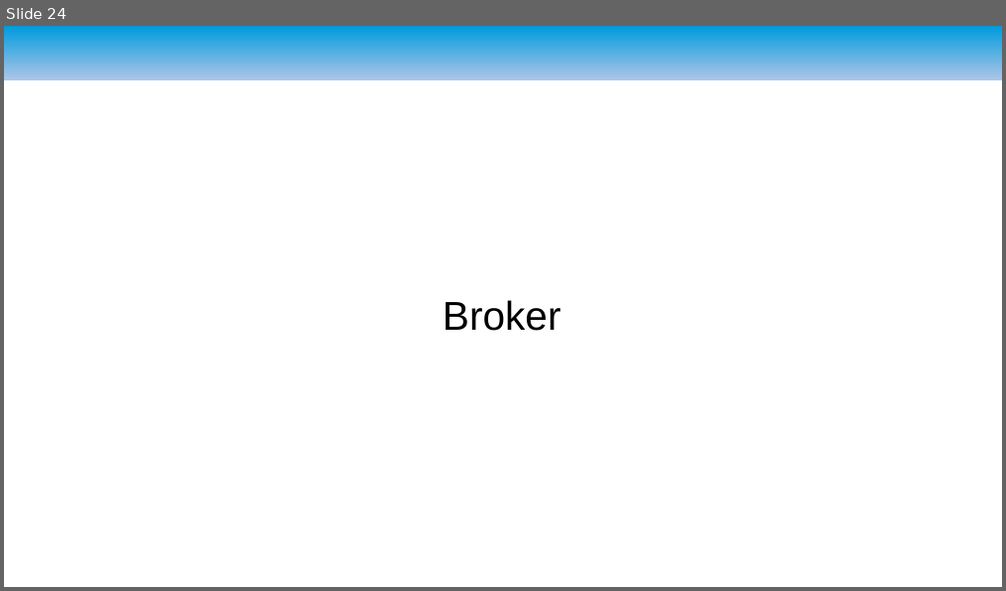
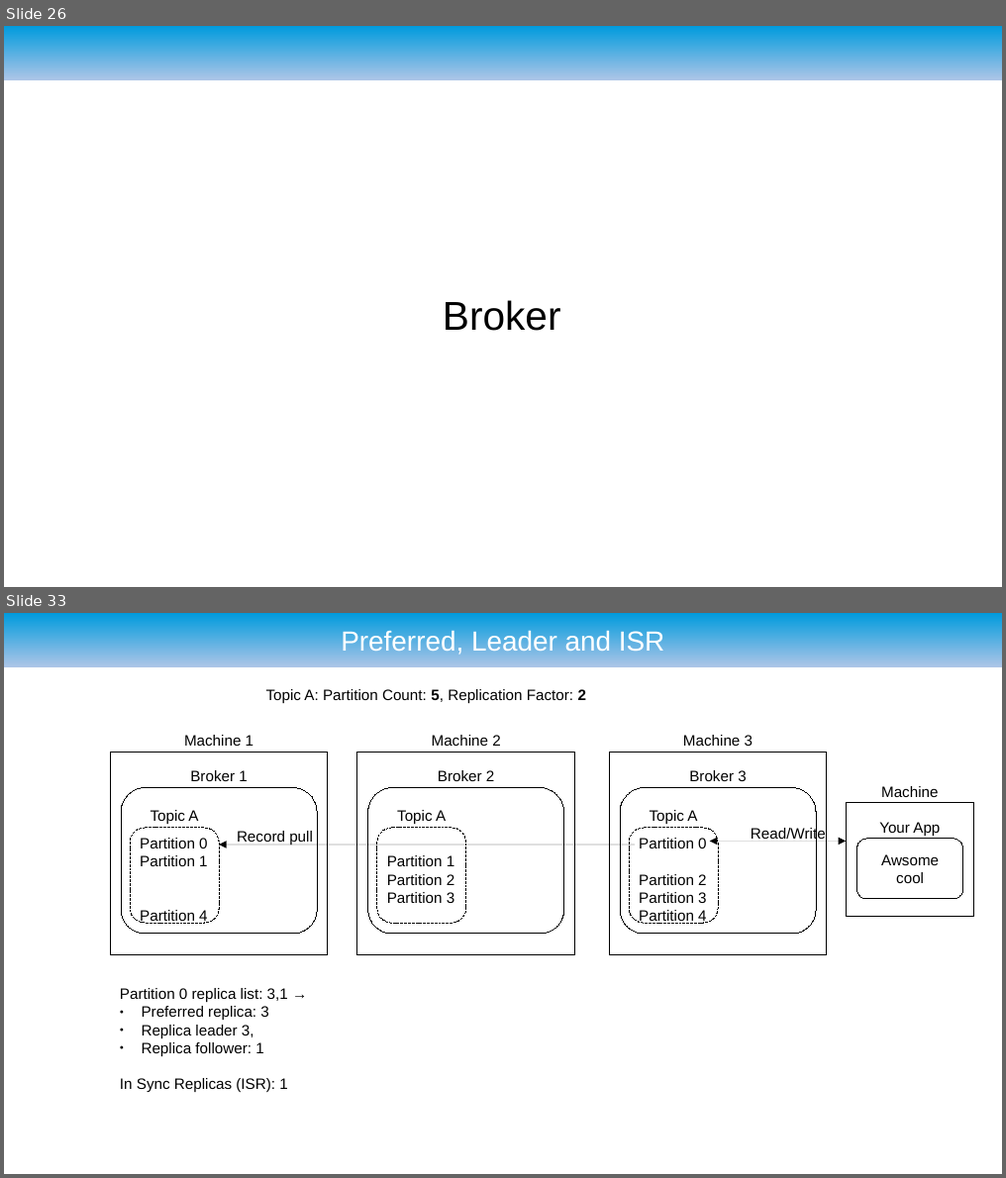
Before and after one commit to ryzlab/kafka-kompetensdag, a slide deck: doc/presentation-umejug.odp. Shown one above the other, each under a label of ours: slide 24 before the commit, slides 26 and 33 after it; the slides between them are not shown. The pictures are 1006x591 and 1006x1178 pixels, drawn with LibreOffice and Linux fonts; fonts in the diff are those of the drawing; background and template pictures are left out. Boxes give left, top, right and bottom in pixels: in the first picture for what was removed or moved away, otherwise in the second. Text is boxed around its words. In the diff, an @@ line names an element or a change of style, - is before the commit and + after.

```diff
--- a/doc/presentation-umejug.odp
+++ b/doc/presentation-umejug.odp
@@ slide 33 added at (4, 613, 1002, 1174), background #FFFFFF; not listed: 1 template element that a slide beside it also shows @@
@@ title added at (341, 629, 664, 655), 22 pt, text #FFFFFF @@
+Preferred, Leader and ISR
@@ text added at (266, 689, 586, 703), 12 pt, text #000000 @@
+Topic A: Partition Count: 5, Replication Factor: 2
@@ rectangle added at (110, 753, 328, 956), outline #000000 0 pt @@
@@ text added at (184, 735, 253, 746), 12 pt, text #000000 @@
+Machine 1
@@ rectangle added at (357, 753, 574, 956), outline #000000 0 pt @@
@@ text added at (432, 735, 500, 746), 12 pt, text #000000 @@
+Machine 2
@@ rectangle added at (610, 753, 827, 956), outline #000000 0 pt @@
@@ text added at (683, 735, 752, 746), 12 pt, text #000000 @@
+Machine 3
@@ rounded rectangle added at (121, 788, 317, 934), outline #000000 0 pt @@
@@ text added at (190, 770, 247, 781), 12 pt, text #000000 @@
+Broker 1
@@ rounded rectangle added at (368, 788, 564, 934), outline #000000 0 pt @@
@@ text added at (438, 770, 494, 781), 12 pt, text #000000 @@
+Broker 2
@@ rounded rectangle added at (620, 788, 816, 934), outline #000000 0 pt @@
@@ text added at (689, 770, 746, 781), 12 pt, text #000000 @@
+Broker 3
@@ text added at (881, 786, 938, 797), 12 pt, text #000000 @@
+Machine
@@ text added at (151, 810, 198, 824), 12 pt, text #000000 @@
+Topic A
@@ text added at (397, 810, 446, 824), 12 pt, text #000000 @@
+Topic A
@@ text added at (649, 810, 697, 824), 12 pt, text #000000 @@
+Topic A
@@ rectangle added at (847, 803, 975, 917), outline #000000 0 pt @@
@@ freeform shape added at (130, 828, 219, 923), outline #000000 0 pt @@
@@ text added at (140, 838, 207, 924), 12 pt, text #000000 @@
+Partition 0
+Partition 1
+Partition 4
@@ arrow added from (636, 845) to (220, 845), #000000 0 pt @@
@@ text added at (237, 831, 313, 845), 12 pt, text #000000 @@
+Record pull
@@ freeform shape added at (377, 828, 465, 923), outline #000000 0 pt @@
@@ freeform shape added at (629, 828, 718, 923), outline #000000 0 pt @@
@@ text added at (639, 838, 706, 924), 12 pt, text #000000 @@
+Partition 0
+Partition 2
+Partition 3
+Partition 4
@@ double arrow added from (846, 842) to (710, 842), #000000 0 pt @@
@@ text added at (750, 827, 826, 843), 12 pt, text #000000 @@
+Read/Write
@@ rounded rectangle added at (857, 839, 963, 899), outline #000000 0 pt, 12 pt, text #000000 @@
+Awsome
+cool
@@ text added at (879, 822, 940, 836), 12 pt, text #000000 @@
+Your App
@@ text added at (387, 856, 454, 903), 12 pt, text #000000 @@
+Partition 1
+Partition 2
+Partition 3
@@ text added at (120, 988, 288, 1092), 12 pt, text #000000 @@
+Partition 0 replica list: 3,1 →
+● Preferred replica: 3
+● Replica leader 3,
+● Replica follower: 1
+In Sync Replicas (ISR): 1
@@ what was slide 24 is now slide 26 @@
```
Also in this commit, not shown: 7 slides changed, 4 other slides added, 1 slide removed, 2 other files.
